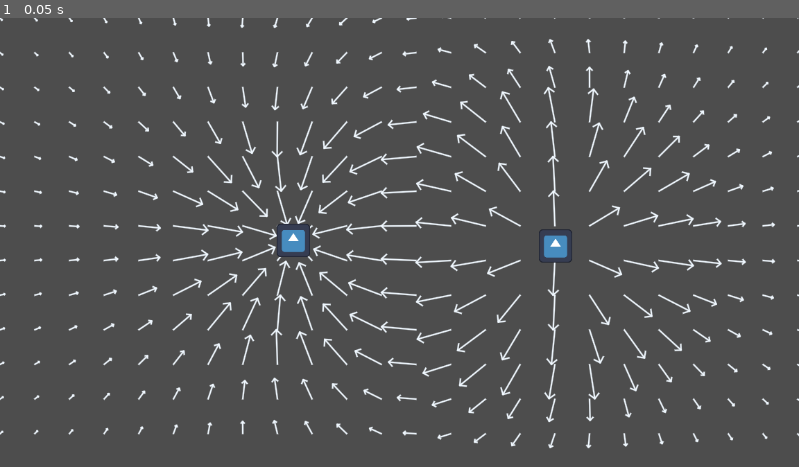
Above: before the commit, frame 1.
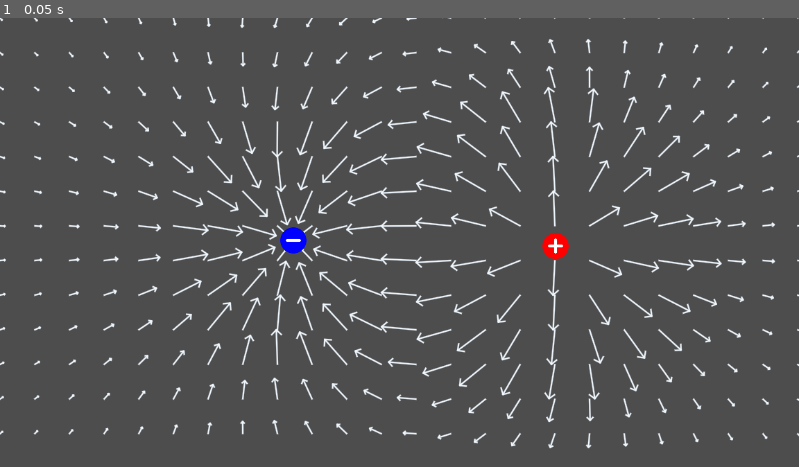
Above: after the commit, the same moment.

Repository: Raindeeru/electromagnetismsimulator
Game: Godot game, scene res://Scenes/world.tscn
The game is run twice, just before and just after one commit, with the same random seed, the same clock (stepped at 60 frames per second) and the same inputs. The engine's default icon, where the game draws it, is replaced by a stand-in: a white triangle on a blue panel in a dark square.
Inputs:
- Up to frame 1 (0.05 s): no input

The runs differ from the first frame. In frame 1, 0.4% of the frame differs, in the area x 34-72%, y 45-55%.

Commit message:
added sprite

Diff:
--- a/Scenes/particle.gd
+++ b/Scenes/particle.gd
@@ -2,11 +2,24 @@
 
 #in microcoloumbs
 @export var charge:float = 1
+@onready var base = $Base
+@onready var positive = $Positive
+@onready var negative = $Negative
 const microcoloumb = 0.000001
 
 # Called when the node enters the scene tree for the first time.
 func _ready():
-	pass # Replace with function body.
+	if (charge > 0):
+		positive.visible = true
+		negative.visible = false
+		base.self_modulate = Color.RED
+	if (charge < 0):
+		negative.visible = true
+		positive.visible = false
+		base.self_modulate = Color.BLUE
+
+
+
 
 
 # Called every frame. 'delta' is the elapsed time since the previous frame.
--- a/Scenes/particle.tscn
+++ b/Scenes/particle.tscn
@@ -1,17 +1,29 @@
-[gd_scene load_steps=4 format=3 uid="uid://date34lajfywv"]
+[gd_scene load_steps=6 format=3 uid="uid://date34lajfywv"]
 
-[ext_resource type="Texture2D" uid="uid://djc36hgdnsoy2" path="res://icon.svg" id="1_kb2j4"]
 [ext_resource type="Script" path="res://Scenes/particle.gd" id="1_ua5b4"]
+[ext_resource type="Texture2D" uid="uid://vnf60csxjx7r" path="res://Sprites/particle_base.png" id="2_5xxlt"]
+[ext_resource type="Texture2D" uid="uid://c2edp2dhnvuiy" path="res://Sprites/positive.png" id="3_pitmb"]
+[ext_resource type="Texture2D" uid="uid://dmrevvcc5xtpf" path="res://Sprites/negative.png" id="4_mi3uh"]
 
 [sub_resource type="CircleShape2D" id="CircleShape2D_3tyg4"]
-radius = 24.0832
+radius = 19.0
 
 [node name="Particle" type="RigidBody2D"]
 script = ExtResource("1_ua5b4")
 
-[node name="Sprite2D" type="Sprite2D" parent="."]
+[node name="Base" type="Sprite2D" parent="."]
 scale = Vector2(0.377176, 0.377176)
-texture = ExtResource("1_kb2j4")
+texture = ExtResource("2_5xxlt")
 
 [node name="CollisionShape2D" type="CollisionShape2D" parent="."]
 shape = SubResource("CircleShape2D_3tyg4")
+
+[node name="Positive" type="Sprite2D" parent="."]
+visible = false
+scale = Vector2(0.24, 0.24)
+texture = ExtResource("3_pitmb")
+
+[node name="Negative" type="Sprite2D" parent="."]
+visible = false
+scale = Vector2(0.24, 0.24)
+texture = ExtResource("4_mi3uh")
Binary file added: Sprites/negative.png
Not shown, added: Sprites/negative.png.import
Binary file added: Sprites/particle_base.png
Not shown, added: Sprites/particle_base.png.import
Binary file added: Sprites/positive.png
Not shown, added: Sprites/positive.png.import
Not shown, added: Sprites/particle.kra
Not shown, added: Sprites/particle.kra~
